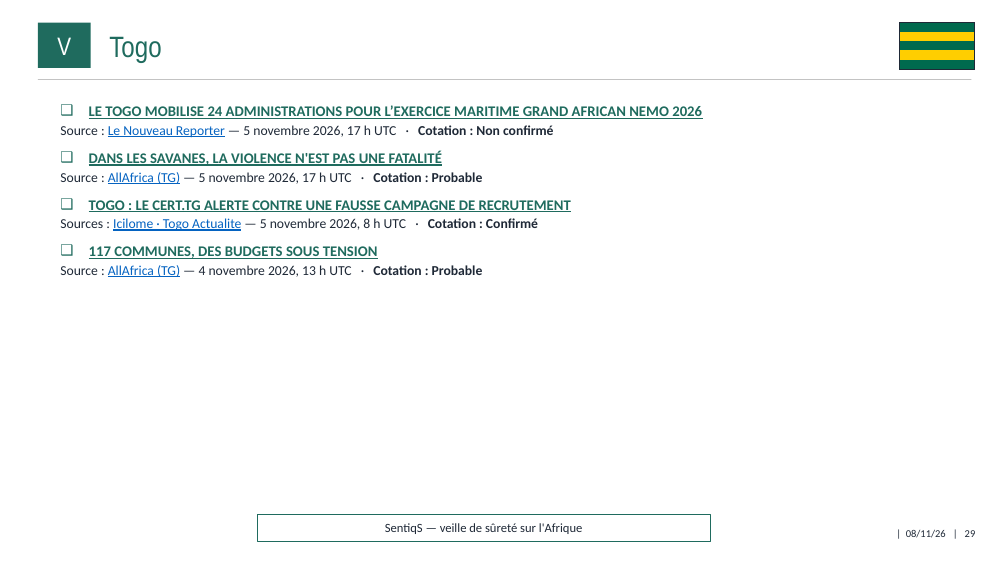
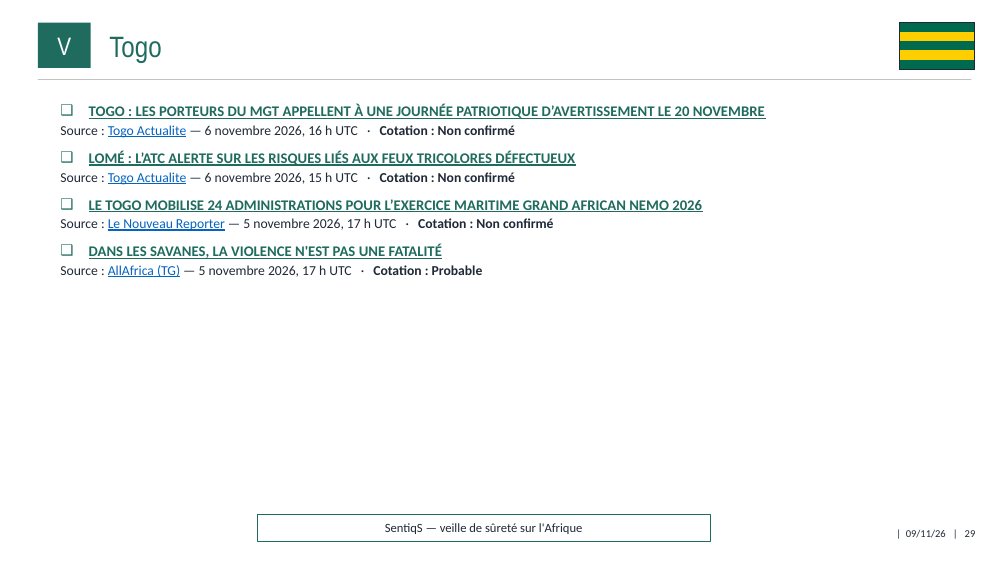
Before and after one commit to ytl1-ops/SentiqS, a slide deck: slide 29 of web/rapports/mensuel/2026-11.pptx. Drawn at 1008x567 pixels with LibreOffice and Linux fonts; fonts in the diff are those of the drawing. Boxes give left, top, right and bottom in pixels: in the first picture for what was removed or moved away, otherwise in the second. Text is boxed around its words. In the diff, an @@ line names an element or a change of style, - is before the commit and + after.

```diff
--- a/web/rapports/mensuel/2026-11.pptx
+++ b/web/rapports/mensuel/2026-11.pptx
@@ text at (60,104,765,185): paragraphs added @@
+❑ TOGO : LES PORTEURS DU MGT APPELLENT À UNE JOURNÉE PATRIOTIQUE D’AVERTISSEMENT LE 20 NOVEMBRE
+  ▪ Source : Togo Actualite — 6 novembre 2026, 16 h UTC · Cotation : Non confirmé
+❑ LOMÉ : L’ATC ALERTE SUR LES RISQUES LIÉS AUX FEUX TRICOLORES DÉFECTUEUX
+  ▪ Source : Togo Actualite — 6 novembre 2026, 15 h UTC · Cotation : Non confirmé
@@ text at (60,200,571,277): paragraphs removed @@
-❑ TOGO : LE CERT.TG ALERTE CONTRE UNE FAUSSE CAMPAGNE DE RECRUTEMENT
-  ▪ Sources : Icilome · Togo Actualite — 5 novembre 2026, 8 h UTC · Cotation : Confirmé
-❑ 117 COMMUNES, DES BUDGETS SOUS TENSION
-  ▪ Source : AllAfrica (TG) — 4 novembre 2026, 13 h UTC · Cotation : Probable
```
Also in this commit, not shown: 40 other slides changed, 10 other files.
